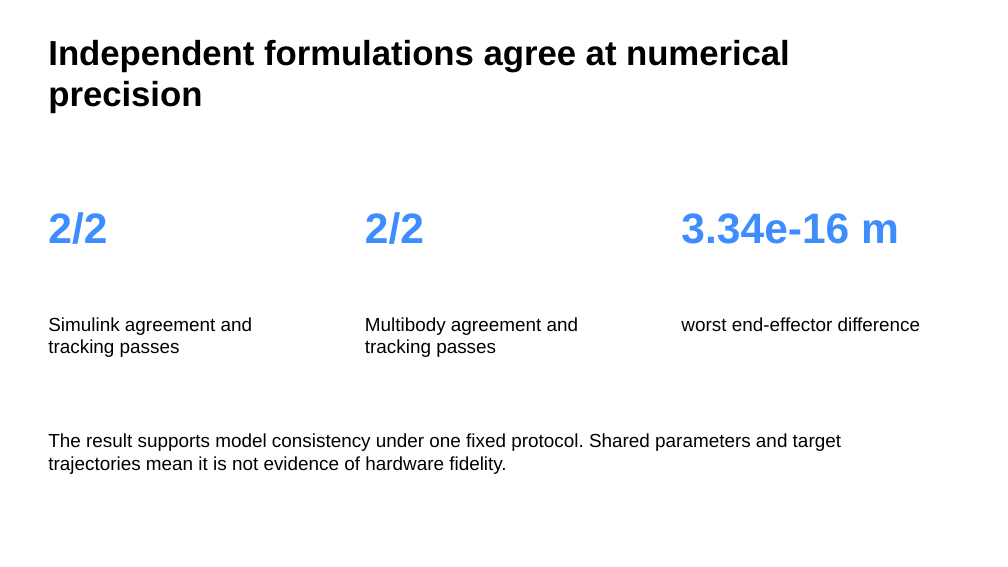
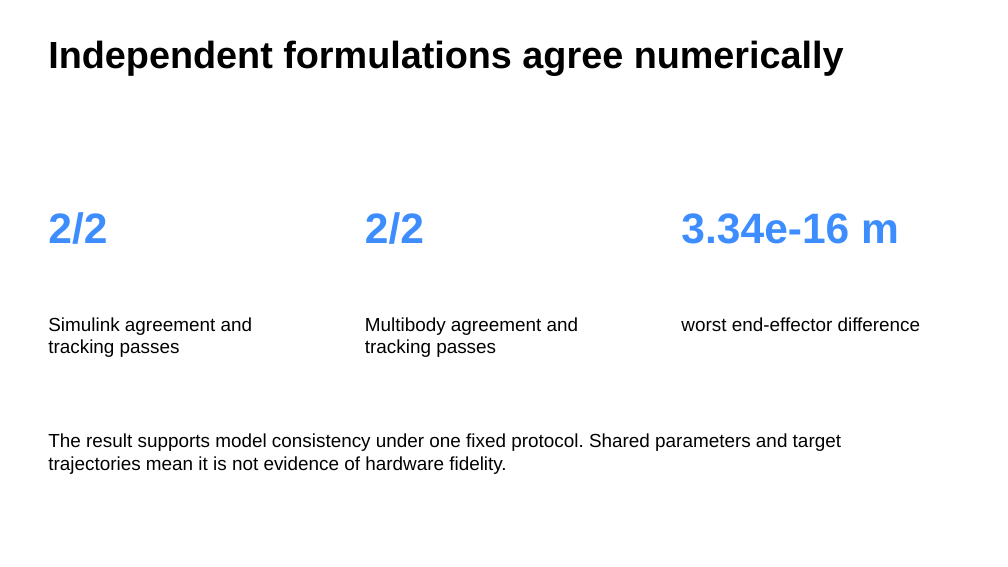
Before and after one commit to yzh423/PID-MATLAB, a slide deck: slide 8 of presentation/final_presentation.pptx. Drawn at 1008x567 pixels with LibreOffice and Linux fonts; fonts in the diff are those of the drawing. Boxes give left, top, right and bottom in pixels: in the first picture for what was removed or moved away, otherwise in the second. Text is boxed around its words. In the diff, an @@ line names an element or a change of style, - is before the commit and + after.

```diff
--- a/presentation/final_presentation.pptx
+++ b/presentation/final_presentation.pptx
@@ text at [48, 40, 844, 75]: text changed; size 33 to 36 pt @@
-Independent formulations agree at numerical precision
+Independent formulations agree numerically
```
Also in this commit, not shown: 6 other slides changed, 29 other files.
